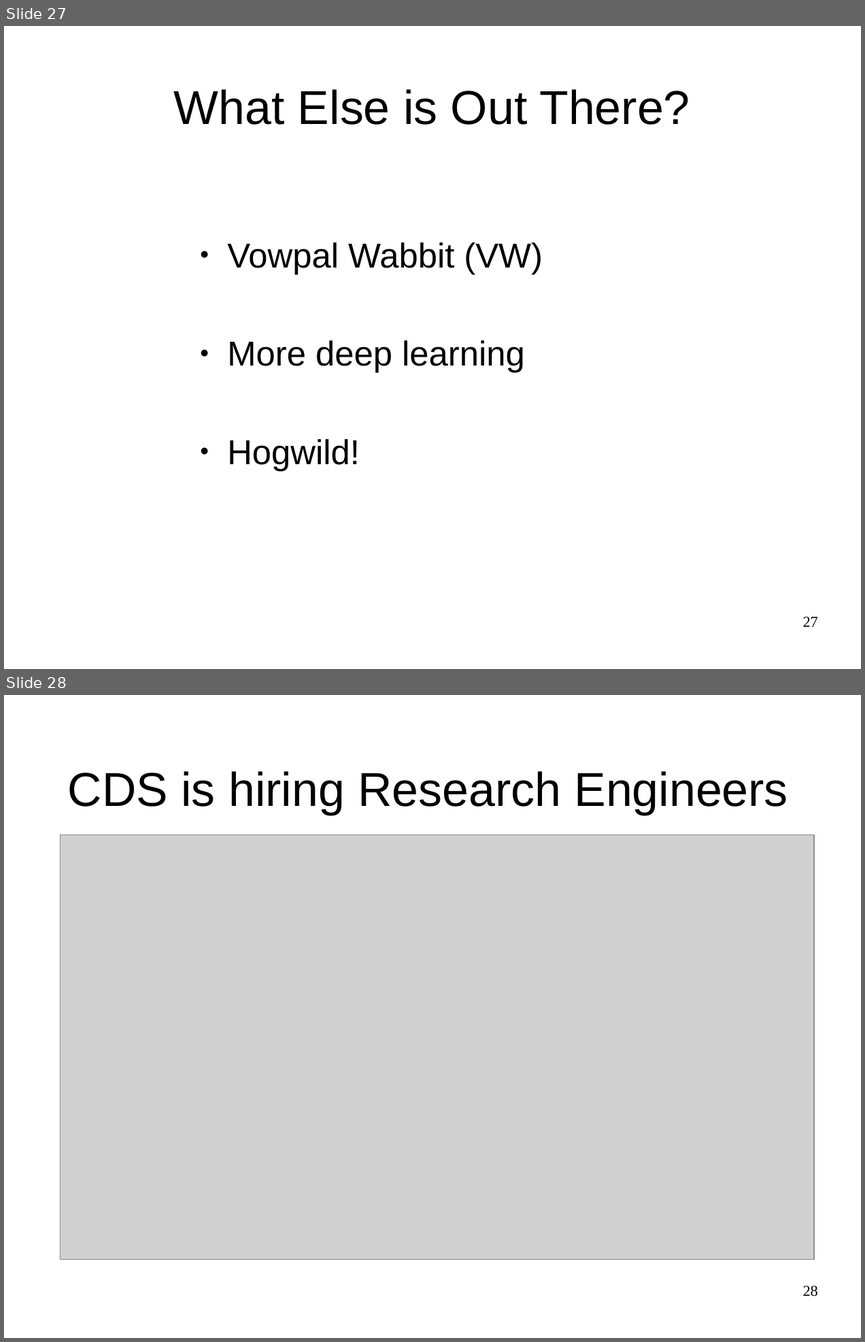
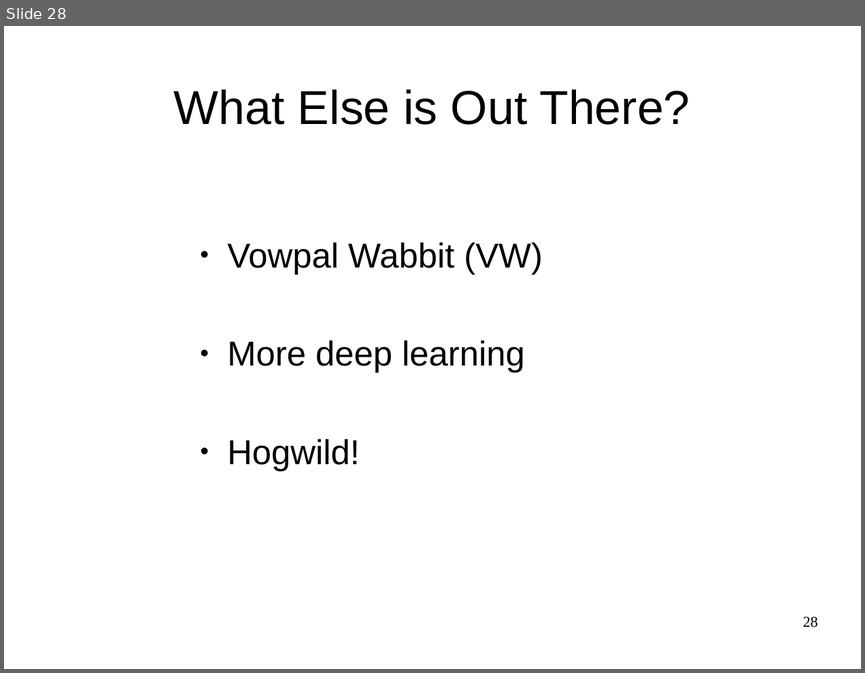
Before and after one commit to amueller/talks_odt, a slide deck: large-scale-non-linear-learning-pygotham-2015.odp. Shown one above the other, each under a label of ours: slides 27 and 28 before the commit, slide 28 after it. The pictures are 865x1342 and 865x673 pixels, drawn with LibreOffice and Linux fonts; fonts in the diff are those of the drawing; grey boxes stand for pictures. Boxes give left, top, right and bottom in pixels: in the first picture for what was removed or moved away, otherwise in the second. Text is boxed around its words. In the diff, an @@ line names an element or a change of style, - is before the commit and + after.

```diff
--- a/large-scale-non-linear-learning-pygotham-2015.odp
+++ b/large-scale-non-linear-learning-pygotham-2015.odp
@@ slide 28 removed at (4, 695, 861, 1338), background #FFFFFF @@
@@ title removed at (68, 771, 787, 815) @@
-CDS is hiring Research Engineers
@@ picture removed at (60, 835, 814, 1259) @@
@@ page number removed at (803, 1285, 818, 1296) @@
-28
@@ what was slide 27 is now slide 28 @@
@@ page number at (803, 616, 818, 627): text changed @@
-27
+28
```
Also in this commit, not shown: 6 slides changed, 5 slides added, 3 other slides removed.
